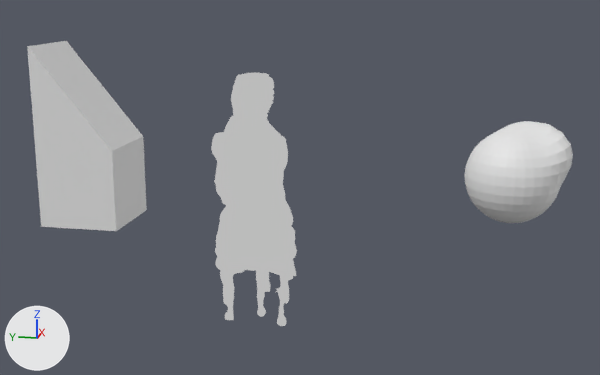
What one commit did to the Blender file Neglinnaya_14str1A.blend.
Before and after are seen from a 50 mm lens placed at (-19.31, -4.94, 4.9), pointed at (-0.63, -1.2, 0.23). The axes (+X, +Y, +Z) are drawn at lower left. The lights are the same throughout. The first picture is the older version.
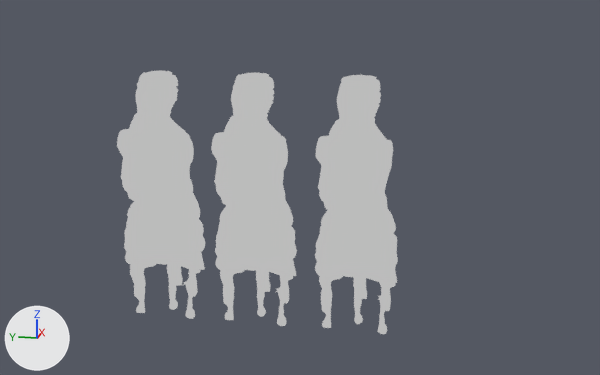
Where the change shows, as pixel boxes (x1, y1, x2, y2) in the pictures (600 x 375 px):
'Cube', deleted
    before: (27, 41, 147, 231)
'SM_Rozhdestvensky_Boulevard_21s1.002', added
    after: (315, 75, 398, 334)
'SM_Rozhdestvensky_Boulevard_21s1.001', added
    after: (117, 70, 205, 319)
'Sphere', deleted
    before: (465, 121, 573, 223)

What changed in the scene script:
```text
Remove ob_cube:
    ob_cube = bpy.data.objects.new('Cube', me_cube)
Remove ob_sphere:
    ob_sphere = bpy.data.objects.new('Sphere', me_sphere)
Add ob_sm_rozhdestvensky_boulevard_21s1_002:
    ob_sm_rozhdestvensky_boulevard_21s1_002 = bpy.data.objects.new('SM_Rozhdestvensky_Boulevard_21s1.002', me_plane_16966.copy())  # the mesh of ob_sm_rozhdestvensky_boulevard_21s1_1307; modifiers DECIMATE
    ob_sm_rozhdestvensky_boulevard_21s1_002.location = (0.0, -2.51, 0.0)
    ob_sm_rozhdestvensky_boulevard_21s1_002.rotation_euler = (0.0, 0.0, 4.712)  # degrees (0, 0, 270)
    ob_sm_rozhdestvensky_boulevard_21s1_002.scale = (4.25, 4.25, 4.25)
Add ob_sm_rozhdestvensky_boulevard_21s1_001:
    ob_sm_rozhdestvensky_boulevard_21s1_001 = bpy.data.objects.new('SM_Rozhdestvensky_Boulevard_21s1.001', me_plane_16966.copy())  # the mesh of ob_sm_rozhdestvensky_boulevard_21s1_1307; modifiers DECIMATE
    ob_sm_rozhdestvensky_boulevard_21s1_001.location = (0.0, 2.38, 0.0)
    ob_sm_rozhdestvensky_boulevard_21s1_001.rotation_euler = (0.0, 0.0, 4.712)  # degrees (0, 0, 270)
    ob_sm_rozhdestvensky_boulevard_21s1_001.scale = (4.25, 4.25, 4.25)
```
